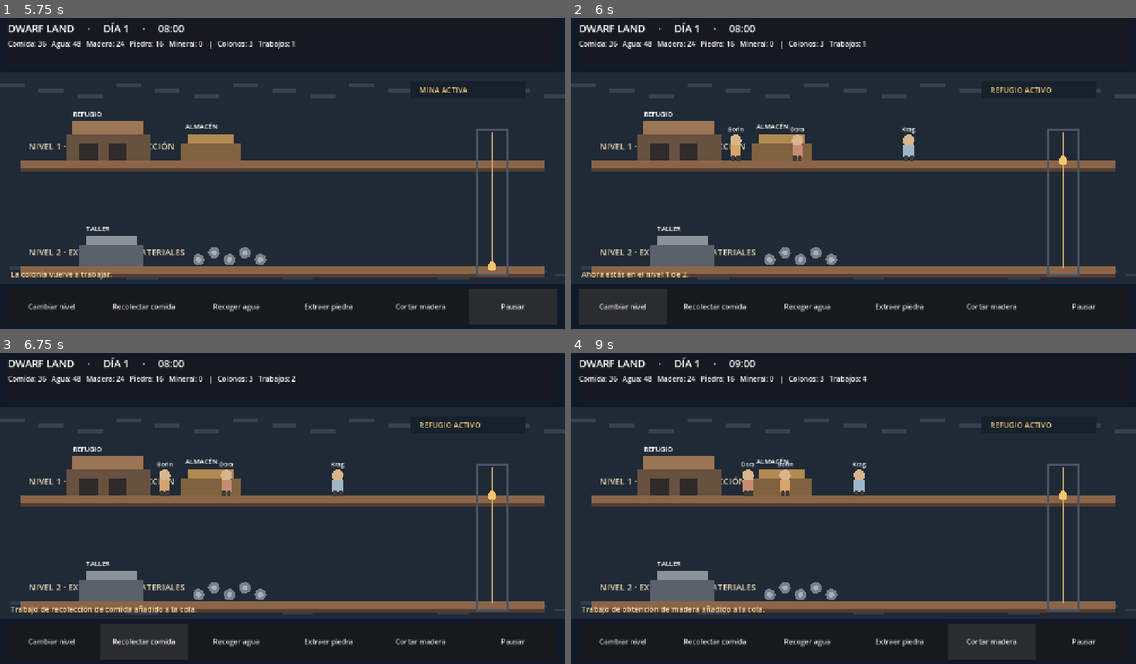
Above: before the commit, frames 1-4 (two rows, left to right).
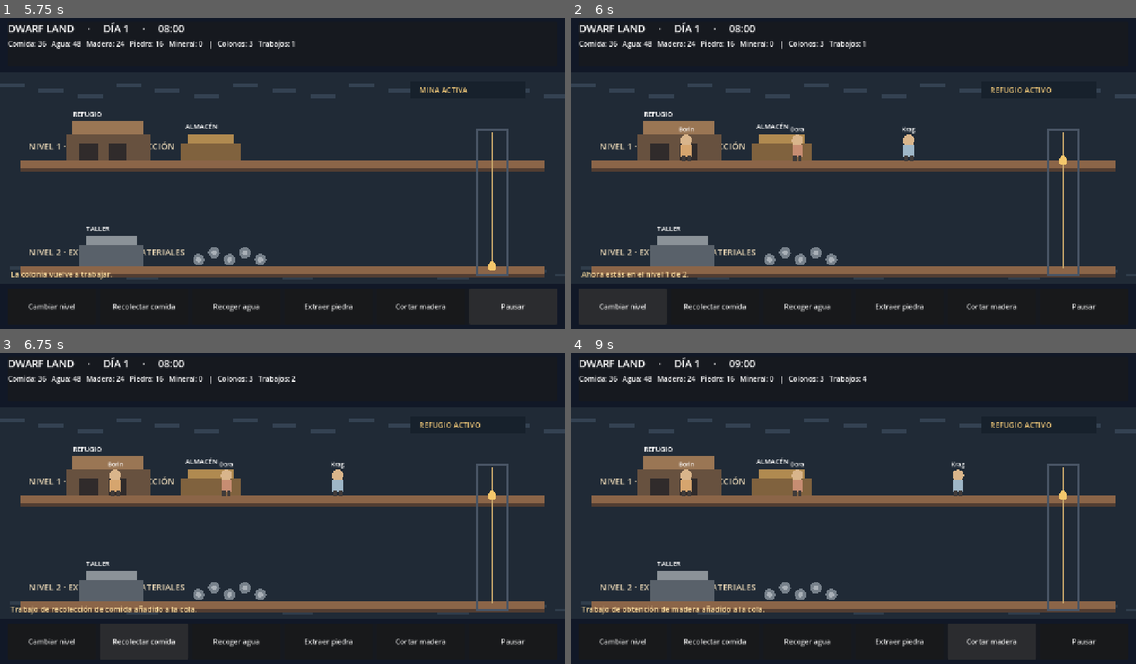
Above: after the commit, the same moments.

Repository: black-cuba/Dwarf-Land
Game: Godot game, scene res://scenes/main.tscn
Two runs of this game, one before a commit and one after it. Both use one fixed random seed, a clock stepped at 60 frames per second and the inputs below.
Inputs:
- Up to frame 1 (5.75 s): click "Cambiar nivel" at 0.5 s; click "Recolectar comida" at 1.25 s; click "Recoger agua" at 2 s; click "Extraer piedra" at 2.75 s; click "Cortar madera" at 3.5 s; click "Pausar" at 4.25 s; click "Reanudar" at 5 s
- Up to frame 2 (6 s): click "Cambiar nivel" at 5.75 s
- Up to frame 3 (6.75 s): click "Recolectar comida" at 6.5 s
- Up to frame 4 (9 s): click "Recoger agua" at 7.25 s; click "Extraer piedra" at 8 s; click "Cortar madera" at 8.75 s

Frame 1 is identical in both runs. In frame 2, 0.3% of the frame differs, in the area x 19-31%, y 34-47%; in frame 3, 0.3%; in frame 4, 1.0%, in the area x 19-70%, y 34-47%.

Commit message:
Assign each work order to the best-qualified available colonist

Diff:
--- a/scripts/systems/work_scheduler.gd
+++ b/scripts/systems/work_scheduler.gd
@@ -43,31 +43,11 @@
 		if colonist.hunger >= 80.0 or colonist.thirst >= 80.0 or colonist.fatigue >= 85.0:
 			continue
 
-		var order := _get_assigned_order(colonist.id)
-		if order == null:
-			order = _select_order(colonist)
-			if order == null:
-				continue
-			_assignments[colonist.id] = order.id
-			order.assigned_colonist_id = colonist.id
-			order.state = ColonyWorkOrder.State.IN_PROGRESS
-			task_started.emit(order.id, colonist.id)
+		var assigned_order := _get_assigned_order(colonist.id)
+		if assigned_order != null:
+			_progress_order(colonist, assigned_order, navigation)
 
-		if colonist.current_position != order.target_cell:
-			var path := navigation.find_path(colonist.current_position, order.target_cell)
-			if path.is_empty():
-				_release_assignment(colonist.id)
-				continue
-
-			var movement_steps := mini(4, path.size())
-			colonist.current_position = path[movement_steps - 1]
-			colonist.current_level = colonist.current_position.y
-			continue
-
-		if order.advance(colonist.get_work_speed(order.work_type)):
-			task_completed.emit(order.id, order.output_resource, order.output_amount)
-			_release_assignment(colonist.id)
-
+	_assign_available_orders(colonists, navigation)
 	_prune_completed_orders()
 
 
@@ -79,21 +59,69 @@
 	return result
 
 
-func _select_order(_colonist: DwarfColonist) -> ColonyWorkOrder:
-	var candidates: Array[ColonyWorkOrder] = []
+func _progress_order(
+	colonist: DwarfColonist,
+	order: ColonyWorkOrder,
+	navigation: ColonyNavigationGrid
+) -> void:
+	if colonist.current_position != order.target_cell:
+		var path := navigation.find_path(colonist.current_position, order.target_cell)
+		if path.is_empty():
+			_release_assignment(colonist.id)
+			return
+
+		var movement_steps := mini(4, path.size())
+		colonist.current_position = path[movement_steps - 1]
+		colonist.current_level = colonist.current_position.y
+		return
+
+	if order.advance(colonist.get_work_speed(order.work_type)):
+		task_completed.emit(order.id, order.output_resource, order.output_amount)
+		_release_assignment(colonist.id)
+
+
+func _assign_available_orders(
+	colonists: Array[DwarfColonist],
+	navigation: ColonyNavigationGrid
+) -> void:
+	var available_orders: Array[ColonyWorkOrder] = []
 	for order in orders:
 		if order.state == ColonyWorkOrder.State.AVAILABLE:
-			candidates.append(order)
+			available_orders.append(order)
 
-	if candidates.is_empty():
-		return null
-
-	candidates.sort_custom(func(a: ColonyWorkOrder, b: ColonyWorkOrder) -> bool:
+	available_orders.sort_custom(func(a: ColonyWorkOrder, b: ColonyWorkOrder) -> bool:
 		if a.priority == b.priority:
 			return String(a.id) < String(b.id)
 		return a.priority > b.priority
 	)
-	return candidates[0]
+
+	for order in available_orders:
+		var best_colonist: DwarfColonist
+		var best_score := -1000000.0
+
+		for colonist in colonists:
+			if not colonist.alive or _assignments.has(colonist.id):
+				continue
+			if colonist.hunger >= 80.0 or colonist.thirst >= 80.0 or colonist.fatigue >= 85.0:
+				continue
+
+			var path := navigation.find_path(colonist.current_position, order.target_cell)
+			if colonist.current_position != order.target_cell and path.is_empty():
+				continue
+
+			var distance_penalty := float(path.size()) * 0.1
+			var score := colonist.get_work_speed(order.work_type) * 100.0 - distance_penalty
+			if score > best_score:
+				best_score = score
+				best_colonist = colonist
+
+		if best_colonist == null:
+			continue
+
+		_assignments[best_colonist.id] = order.id
+		order.assigned_colonist_id = best_colonist.id
+		order.state = ColonyWorkOrder.State.IN_PROGRESS
+		task_started.emit(order.id, best_colonist.id)
 
 
 func _get_assigned_order(colonist_id: StringName) -> ColonyWorkOrder:
